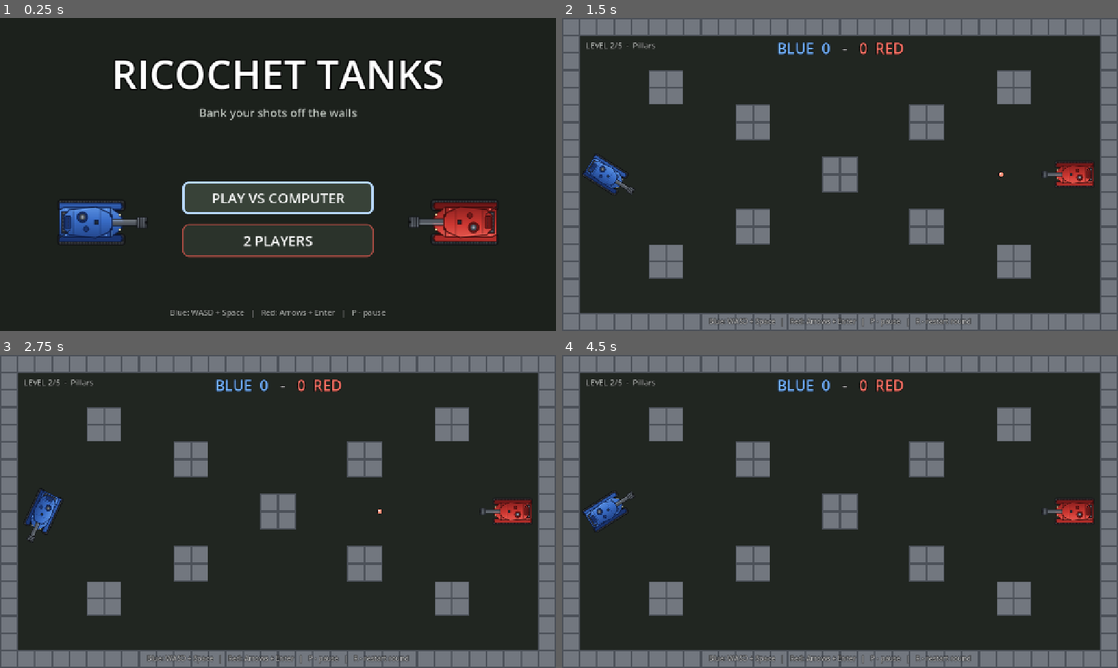
Above: before the commit, frames 1-4 (two rows, left to right).
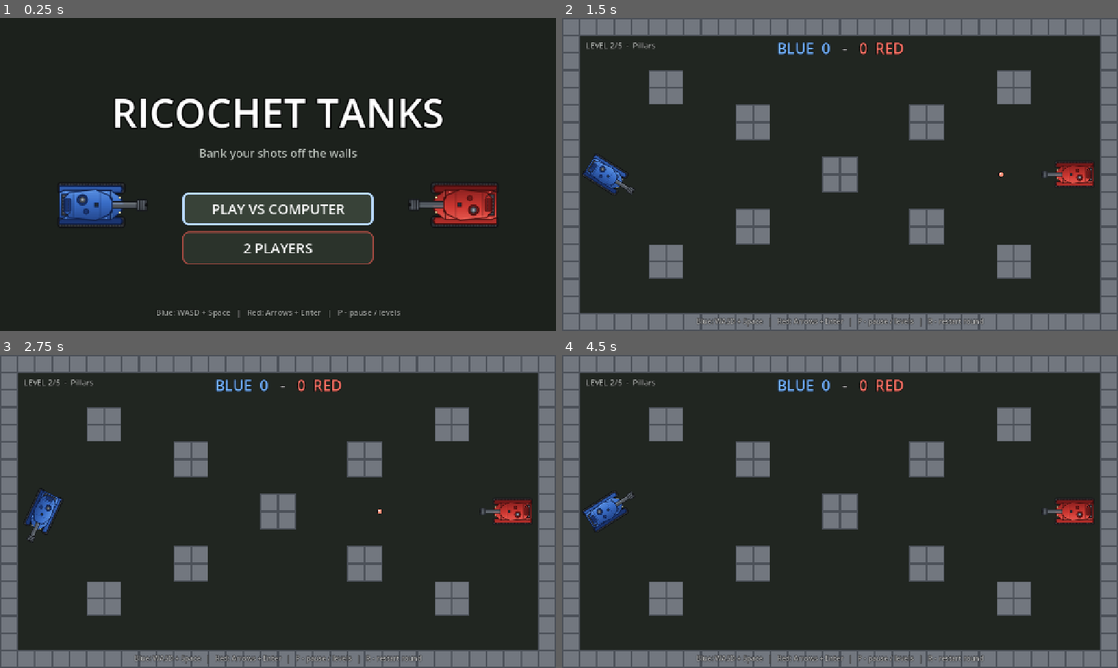
Above: after the commit, the same moments.

Repository: TimDev7/tank-game
Game: Godot game, scene res://game/menu/main_menu.tscn
Same seed, same stepped clock (60 frames per second), same inputs: the game is played once before the commit and once after it.
Inputs (mouse positions are in pixels of both pictures, inside the frame that each line leads up to):
- Up to frame 1 (0.25 s): no input
- Up to frame 2 (1.5 s): click "2 PLAYERS" at 0.5 s; tap Enter at 1.25 s; move the mouse to (962, 158) at 1.27 s; hold D (p1_right) from 1.28 s (still down); tap 1 at 1.35 s; click (962, 158) at 1.42 s
- Up to frame 3 (2.75 s): tap 5 at 1.55 s; release D (p1_right) at 2 s; drag from (166, 527) to (250, 574) at 2.02 s
- Up to frame 4 (4.5 s): tap R (restart_round) at 2.75, 4.25 s; move the mouse to (895, 442) at 2.77 s; hold D (p1_right) 2.78-3.5 s; tap 2 at 2.85 s; click (895, 442) at 2.92 s; tap 3 at 3.05 s; drag from (812, 574) to (673, 464) at 3.52 s; move the mouse to (1006, 558) at 4.27 s; hold A (p1_left) from 4.28 s (still down); tap 4 at 4.35 s; click (1006, 558) at 4.42 s

The runs differ from the first frame. In frame 1, 15% of the frame differs, in the area x 10-90%, y 13-96%; in frame 2, 0.5%; in frame 3, 0.5%; in frame 4, 0.5%.

Commit message:
Move level select into the pause menu; main menu starts the match in one click
- Pause overlay: SELECT LEVEL with 5 cards (thumbnails), keys 1-5, current level highlighted
- Selecting a level restarts the round on it and keeps it for the rest of the match, score preserved
- Main menu: both buttons start the match directly (CrazyGames one-click rule)

Co-Authored-By: Claude Sonnet 5.5 <noreply@anthropic.com>

Diff:
--- a/game/match/hud.gd
+++ b/game/match/hud.gd
@@ -3,8 +3,14 @@
 ## Интерфейс матча, строится кодом: счёт, сообщение по центру, подсказка, оверлей паузы.
 ## Все строки английские (правило CrazyGames), через tr() для будущих переводов.
 
+## Игрок выбрал уровень в меню паузы (индекс 0..Levels.count()-1).
+signal level_selected(index: int)
+
 const BLUE := Color(0.45, 0.7, 1.0)
 const RED := Color(1.0, 0.45, 0.4)
+const LEVEL_CARD := preload("res://game/match/level_card.gd")
+
+var level_cards: Array[Button] = []
 
 var _blue_label: Label
 var _red_label: Label
@@ -12,6 +18,7 @@
 var _hint: Label
 var _level_label: Label
 var _pause_overlay: Control
+var _current_level: int = 0
 
 
 func _ready() -> void:
@@ -32,6 +39,9 @@
 
 func set_level(number: int, total: int, level_name: String) -> void:
 	_level_label.text = "%s %d/%d  -  %s" % [tr("LEVEL"), number, total, tr(level_name)]
+	_current_level = number - 1
+	for card in level_cards:
+		card.call("set_current", card.get("level_index") == _current_level)
 
 
 func set_hint(text: String) -> void:
@@ -40,6 +50,12 @@
 
 func show_pause(on: bool) -> void:
 	_pause_overlay.visible = on
+	if on and _current_level < level_cards.size():
+		level_cards[_current_level].grab_focus()  # стрелки/Enter работают сразу
+	elif not on:
+		var focused := get_viewport().gui_get_focus_owner()
+		if focused:
+			focused.release_focus()  # чтобы Enter/пробел (стрельба) не нажимали скрытую кнопку
 
 
 func _build() -> void:
@@ -88,17 +104,44 @@
 
 	# пауза
 	_pause_overlay = ColorRect.new()
-	(_pause_overlay as ColorRect).color = Color(0, 0, 0, 0.6)
-	_pause_overlay.set_anchors_preset(Control.PRESET_FULL_RECT)
-	_pause_overlay.mouse_filter = Control.MOUSE_FILTER_IGNORE
+	(_pause_overlay as ColorRect).color = Color(0, 0, 0, 0.78)
+	_pause_overlay.set_anchors_and_offsets_preset(Control.PRESET_FULL_RECT)
+	_pause_overlay.mouse_filter = Control.MOUSE_FILTER_STOP  # клики не проваливаются в игру
 	_pause_overlay.visible = false
-	var paused_label := _make_label(64, Color.WHITE)
-	paused_label.text = tr("PAUSED") + "\n" + tr("P - resume   |   M - menu")
-	paused_label.set_anchors_preset(Control.PRESET_FULL_RECT)
+	root.add_child(_pause_overlay)
+
+	var column := VBoxContainer.new()
+	column.set_anchors_and_offsets_preset(Control.PRESET_FULL_RECT)
+	column.alignment = BoxContainer.ALIGNMENT_CENTER
+	column.add_theme_constant_override("separation", 18)
+	column.mouse_filter = Control.MOUSE_FILTER_IGNORE
+	_pause_overlay.add_child(column)
+
+	var paused_label := _make_label(72, Color.WHITE)
+	paused_label.text = tr("PAUSED")
 	paused_label.horizontal_alignment = HORIZONTAL_ALIGNMENT_CENTER
-	paused_label.vertical_alignment = VERTICAL_ALIGNMENT_CENTER
-	_pause_overlay.add_child(paused_label)
-	root.add_child(_pause_overlay)
+	column.add_child(paused_label)
+	var select_label := _make_label(30, Color(0.85, 0.87, 0.85))
+	select_label.text = tr("SELECT LEVEL")
+	select_label.horizontal_alignment = HORIZONTAL_ALIGNMENT_CENTER
+	column.add_child(select_label)
+
+	var row := HBoxContainer.new()
+	row.alignment = BoxContainer.ALIGNMENT_CENTER
+	row.add_theme_constant_override("separation", 18)
+	row.mouse_filter = Control.MOUSE_FILTER_IGNORE
+	column.add_child(row)
+	for i in Levels.count():
+		var card: Button = LEVEL_CARD.new()
+		card.call("setup", i, i == _current_level)
+		card.pressed.connect(func(): level_selected.emit(i))
+		row.add_child(card)
+		level_cards.append(card)
+
+	var keys_label := _make_label(22, Color(0.8, 0.82, 0.8))
+	keys_label.text = tr("P - resume   |   1-5 - level   |   M - menu")
+	keys_label.horizontal_alignment = HORIZONTAL_ALIGNMENT_CENTER
+	column.add_child(keys_label)
 
 	set_scores(0, 0)
 
--- /dev/null
+++ b/game/match/level_card.gd
@@ -0,0 +1,66 @@
+extends Button
+## Карточка уровня для меню паузы: номер, миниатюра карты, название.
+## Подключается через preload (без class_name): LevelCard = preload("res://game/match/level_card.gd").
+
+const JUICY := preload("res://template/ui/components/juicy_button_component.tscn")
+const THUMB := preload("res://game/menu/level_thumb.gd")
+const BLUE := Color(0.45, 0.7, 1.0)
+const RED := Color(1.0, 0.45, 0.4)
+
+var level_index: int = 0
+var _accent: Color
+
+
+func setup(index: int, current: bool = false) -> void:
+	level_index = index
+	_accent = BLUE if index % 2 == 0 else RED
+	custom_minimum_size = Vector2(204, 196)
+	focus_mode = Control.FOCUS_ALL
+	process_mode = Node.PROCESS_MODE_ALWAYS  # работает на паузе
+	add_theme_color_override("font_color", Color.WHITE)
+
+	var box := VBoxContainer.new()
+	box.set_anchors_and_offsets_preset(Control.PRESET_FULL_RECT)
+	box.alignment = BoxContainer.ALIGNMENT_CENTER
+	box.add_theme_constant_override("separation", 4)
+	box.mouse_filter = Control.MOUSE_FILTER_IGNORE
+	box.add_child(_label(str(index + 1), 40))
+	var thumb: Control = THUMB.new()
+	thumb.set("level_index", index)
+	thumb.size_flags_horizontal = Control.SIZE_SHRINK_CENTER
+	box.add_child(thumb)
+	box.add_child(_label(tr(Levels.level_name(index)), 20))
+	add_child(box)
+	add_child(JUICY.instantiate())
+	set_current(current)
+
+
+## Подсветка уровня, на котором идёт игра.
+func set_current(on: bool) -> void:
+	var fill := Color(0.20, 0.25, 0.20) if on else Color(0.17, 0.2, 0.17)
+	var border := _accent.lightened(0.25) if on else _accent.darkened(0.35)
+	add_theme_stylebox_override("normal", _style(fill, border, 5 if on else 3))
+	add_theme_stylebox_override("hover", _style(Color(0.22, 0.26, 0.22), _accent, 4))
+	add_theme_stylebox_override("pressed", _style(Color(0.13, 0.15, 0.13), _accent, 4))
+	add_theme_stylebox_override("focus", _style(Color(0.22, 0.26, 0.22), _accent.lightened(0.5), 5))
+
+
+func _label(text: String, size: int) -> Label:
+	var label := Label.new()
+	label.text = text
+	label.horizontal_alignment = HORIZONTAL_ALIGNMENT_CENTER
+	label.add_theme_font_size_override("font_size", size)
+	label.add_theme_color_override("font_color", Color(0.9, 0.92, 0.9))
+	label.add_theme_color_override("font_outline_color", Color(0, 0, 0, 0.9))
+	label.add_theme_constant_override("outline_size", maxi(4, size / 7))
+	label.mouse_filter = Control.MOUSE_FILTER_IGNORE
+	return label
+
+
+func _style(fill: Color, border: Color, width: int) -> StyleBoxFlat:
+	var style := StyleBoxFlat.new()
+	style.bg_color = fill
+	style.border_color = border
+	style.set_border_width_all(width)
+	style.set_corner_radius_all(14)
+	return style
--- a/game/match/round_manager.gd
+++ b/game/match/round_manager.gd
@@ -58,6 +58,8 @@
 		(tanks[2] as Tank).brain = brain
 		vs_ai = true
 	_apply_hint.call_deferred()
+	if hud:
+		hud.level_selected.connect(select_level)
 	# Hud — следующий сосед в сцене и строит UI в своём _ready, который идёт после нашего.
 	start_match.call_deferred()
 
@@ -111,6 +113,21 @@
 		else:
 			start_round()
 		get_viewport().set_input_as_handled()
+	elif _paused and event is InputEventKey and event.pressed and not event.echo:
+		var number := int((event as InputEventKey).physical_keycode) - int(KEY_1)  # клавиши 1..N = уровни
+		if number >= 0 and number < Levels.count():
+			get_viewport().set_input_as_handled()
+			select_level(number)
+
+
+## Выбор уровня из меню паузы: играем его до конца матча, раунд перезапускается (счёт сохраняется).
+func select_level(index: int) -> void:
+	if not _paused:
+		return
+	_fixed_level = true
+	level = clampi(index, 0, Levels.count() - 1)
+	_apply_pause(false)
+	start_round()  # сам отправит gameplayStart
 
 
 ## В главное меню. gameplayStop уже был отправлен при паузе/конце матча — повторно не шлём.
@@ -127,6 +144,11 @@
 
 
 func _set_paused(on: bool) -> void:
+	_apply_pause(on)
+	_sdk_gameplay(not on)
+
+
+func _apply_pause(on: bool) -> void:
 	_paused = on
 	var core := get_node_or_null("/root/Core")
 	if core:
@@ -135,7 +157,6 @@
 		get_tree().paused = on
 	if hud:
 		hud.show_pause(on)
-	_sdk_gameplay(not on)
 
 
 func _on_tank_fired(tank: Tank, muzzle_position: Vector2, direction: Vector2) -> void:
@@ -205,9 +226,9 @@
 	if hud == null:
 		return
 	if vs_ai:
-		hud.set_hint(tr("Blue (you): WASD + Space   |   Red: computer   |   P - pause   |   R - restart round"))
-	else:
-		hud.set_hint(tr("Blue: WASD + Space   |   Red: Arrows + Enter   |   P - pause   |   R - restart round"))
+		hud.set_hint(tr("Blue (you): WASD + Space   |   Red: computer   |   P - pause / levels   |   R - restart round"))
+	else:
+		hud.set_hint(tr("Blue: WASD + Space   |   Red: Arrows + Enter   |   P - pause / levels   |   R - restart round"))
 
 
 func _emit_scores() -> void:
--- a/game/menu/main_menu.gd
+++ b/game/menu/main_menu.gd
@@ -1,18 +1,14 @@
 class_name MainMenu
 extends Control
 ## Главное меню. Строится кодом (как Hud).
-## Страница 1: «PLAY VS COMPUTER» (ведёт на выбор уровня 1-5) и «2 PLAYERS» (сразу в матч).
-## Страница 2: выбор уровня — кнопки 1-5 с миниатюрами (клавиши 1-5 тоже работают), «BACK» (Backspace).
+## Две кнопки, любая ведёт сразу в матч за один клик/Enter — правило CrazyGames
+## «сразу в игру или максимум один клик». Выбор уровня 1-5 — в меню паузы (клавиша P).
 ## Все строки английские через tr(). Название — рабочее, заменить на финальное.
-##
-## CrazyGames: для Full Launch «сразу в игру или максимум один клик». Выбор уровня — второй клик
-## для режима против компьютера; отключается флагом show_level_select (тогда играется ротация уровней).
 
-signal start_requested(vs_ai: bool, level: int)
+signal start_requested(vs_ai: bool)
 
 const MATCH_SCENE := "res://game/match/match.tscn"
 const JUICY := preload("res://template/ui/components/juicy_button_component.tscn")
-const THUMB := preload("res://game/menu/level_thumb.gd")
 const HULLS := {
 	1: preload("res://game/tanks/art/tank_blue_hull.png"),
 	2: preload("res://game/tanks/art/tank_red_hull.png"),
@@ -23,76 +19,32 @@
 }
 const BLUE := Color(0.45, 0.7, 1.0)
 const RED := Color(1.0, 0.45, 0.4)
-const NUMBER_KEYS := [KEY_1, KEY_2, KEY_3, KEY_4, KEY_5]
 
 @export var game_title: String = "RICOCHET TANKS"
 ## false — только сообщить сигналом (для автотеста), не менять сцену.
 @export var auto_start: bool = true
-## true — против компьютера сначала выбор уровня; false — сразу в матч (ротация уровней).
-@export var show_level_select: bool = true
 
 var play_ai_button: Button
 var play_pvp_button: Button
-var back_button: Button
-var level_buttons: Array[Button] = []
-var main_page: Control
-var level_page: Control
 
-var _tanks: Array[Node2D] = []
 var _starting := false
 
 
 func _ready() -> void:
 	set_anchors_and_offsets_preset(Control.PRESET_FULL_RECT)
 	_build()
-	show_main_page()
-
-
-func show_main_page() -> void:
-	main_page.visible = true
-	level_page.visible = false
-	for tank in _tanks:
-		tank.visible = true
 	play_ai_button.grab_focus()
 
 
-func show_level_page() -> void:
-	main_page.visible = false
-	level_page.visible = true
-	for tank in _tanks:
-		tank.visible = false
-	level_buttons[0].grab_focus()
-
-
-## level: индекс 0..4 — играть только его; -1 — ротация уровней каждый раунд.
-func start(vs_ai: bool, level: int = -1) -> void:
+func start(vs_ai: bool) -> void:
 	if _starting:
 		return
 	_starting = true
 	MatchConfig.vs_ai = vs_ai
-	MatchConfig.level = level
-	start_requested.emit(vs_ai, level)
+	MatchConfig.level = -1  # уровни меняются каждый раунд; зафиксировать можно в меню паузы
+	start_requested.emit(vs_ai)
 	if auto_start:
 		get_tree().change_scene_to_file(MATCH_SCENE)
-
-
-func _on_play_vs_computer() -> void:
-	if show_level_select:
-		show_level_page()
-	else:
-		start(true)
-
-
-func _unhandled_input(event: InputEvent) -> void:
-	if not level_page.visible or not (event is InputEventKey) or not event.pressed or event.echo:
-		return
-	var key: Key = (event as InputEventKey).physical_keycode
-	if key == KEY_BACKSPACE:
-		get_viewport().set_input_as_handled()
-		show_main_page()
-	elif NUMBER_KEYS.has(key):
-		get_viewport().set_input_as_handled()
-		start(true, NUMBER_KEYS.find(key))
 
 
 func _build() -> void:
@@ -103,72 +55,40 @@
 	add_child(bg)
 
 	# два танка друг против друга по бокам (абсолютные позиции под 1280x720)
-	_add_tank(1, Vector2(210, 470), 0.0)
-	_add_tank(2, Vector2(1070, 470), PI)
+	_add_tank(1, Vector2(210, 430), 0.0)
+	_add_tank(2, Vector2(1070, 430), PI)
 
-	# шапка — на обеих страницах одинаковая
-	var header := VBoxContainer.new()
-	header.set_anchors_and_offsets_preset(Control.PRESET_TOP_WIDE)
-	header.offset_top = 64.0
-	header.offset_bottom = 250.0
-	header.add_theme_constant_override("separation", 10)
-	header.mouse_filter = Control.MOUSE_FILTER_IGNORE
-	header.add_child(_label(game_title, 92, Color.WHITE))
-	header.add_child(_label(tr("Bank your shots off the walls"), 26, Color(0.75, 0.78, 0.75)))
-	add_child(header)
+	# вся вёрстка — одна вертикальная колонка по центру экрана
+	var column := VBoxContainer.new()
+	column.set_anchors_and_offsets_preset(Control.PRESET_FULL_RECT)
+	column.alignment = BoxContainer.ALIGNMENT_CENTER
+	column.add_theme_constant_override("separation", 14)
+	column.mouse_filter = Control.MOUSE_FILTER_IGNORE
+	add_child(column)
 
-	# область страниц под шапкой
-	var pages := Control.new()
-	pages.set_anchors_and_offsets_preset(Control.PRESET_FULL_RECT)
-	pages.offset_top = 270.0
-	pages.offset_bottom = -64.0
-	pages.mouse_filter = Control.MOUSE_FILTER_IGNORE
-	add_child(pages)
+	column.add_child(_label(game_title, 92, Color.WHITE))
+	column.add_child(_label(tr("Bank your shots off the walls"), 26, Color(0.75, 0.78, 0.75)))
+	var spacer := Control.new()
+	spacer.custom_minimum_size = Vector2(0, 44)
+	spacer.mouse_filter = Control.MOUSE_FILTER_IGNORE
+	column.add_child(spacer)
 
-	main_page = _page(pages)
-	main_page.add_theme_constant_override("separation", 22)
-	play_ai_button = _button(tr("PLAY VS COMPUTER"), BLUE, Vector2(440, 76))
-	play_ai_button.pressed.connect(_on_play_vs_computer)
-	main_page.add_child(play_ai_button)
-	play_pvp_button = _button(tr("2 PLAYERS"), RED, Vector2(440, 76))
-	play_pvp_button.pressed.connect(start.bind(false, -1))
-	main_page.add_child(play_pvp_button)
-	# фокус по кругу
+	play_ai_button = _button(tr("PLAY VS COMPUTER"), BLUE)
+	play_ai_button.pressed.connect(start.bind(true))
+	column.add_child(play_ai_button)
+	play_pvp_button = _button(tr("2 PLAYERS"), RED)
+	play_pvp_button.pressed.connect(start.bind(false))
+	column.add_child(play_pvp_button)
+
+	# фокус вверх/вниз по кругу
 	play_ai_button.focus_neighbor_top = play_pvp_button.get_path()
 	play_pvp_button.focus_neighbor_bottom = play_ai_button.get_path()
 
-	level_page = _page(pages)
-	level_page.add_theme_constant_override("separation", 18)
-	level_page.add_child(_label(tr("SELECT LEVEL"), 36, Color.WHITE))
-	var row := HBoxContainer.new()
-	row.alignment = BoxContainer.ALIGNMENT_CENTER
-	row.add_theme_constant_override("separation", 18)
-	row.mouse_filter = Control.MOUSE_FILTER_IGNORE
-	level_page.add_child(row)
-	for i in Levels.count():
-		var button := _level_button(i)
-		button.pressed.connect(start.bind(true, i))
-		row.add_child(button)
-		level_buttons.append(button)
-	back_button = _button(tr("BACK"), Color(0.7, 0.72, 0.7), Vector2(240, 56))
-	back_button.add_theme_font_size_override("font_size", 26)
-	back_button.pressed.connect(show_main_page)
-	level_page.add_child(back_button)
-
-	var hint := _label(tr("Blue: WASD + Space   |   Red: Arrows + Enter   |   P - pause"), 18, Color(0.7, 0.72, 0.7, 0.9))
+	var hint := _label(tr("Blue: WASD + Space   |   Red: Arrows + Enter   |   P - pause / levels"), 18, Color(0.7, 0.72, 0.7, 0.9))
 	hint.set_anchors_and_offsets_preset(Control.PRESET_BOTTOM_WIDE)
 	hint.offset_top = -56.0
 	hint.offset_bottom = -26.0
 	add_child(hint)
-
-
-func _page(parent: Control) -> VBoxContainer:
-	var page := VBoxContainer.new()
-	page.set_anchors_and_offsets_preset(Control.PRESET_FULL_RECT)
-	page.alignment = BoxContainer.ALIGNMENT_CENTER
-	page.mouse_filter = Control.MOUSE_FILTER_IGNORE
-	parent.add_child(page)
-	return page
 
 
 func _add_tank(player: int, pos: Vector2, rot: float) -> void:
@@ -181,7 +101,6 @@
 		sprite.texture = tex
 		holder.add_child(sprite)
 	add_child(holder)
-	_tanks.append(holder)
 	# лёгкое «покачивание», чтобы меню не было мёртвым
 	var tween := create_tween().set_loops()
 	tween.tween_property(holder, "rotation", rot + 0.05, 1.6).set_trans(Tween.TRANS_SINE).set_ease(Tween.EASE_IN_OUT)
@@ -200,40 +119,13 @@
 	return label
 
 
-func _button(text: String, accent: Color, min_size: Vector2) -> Button:
+func _button(text: String, accent: Color) -> Button:
 	var button := Button.new()
 	button.text = text
-	button.custom_minimum_size = min_size
+	button.custom_minimum_size = Vector2(440, 76)
 	button.size_flags_horizontal = Control.SIZE_SHRINK_CENTER
-	_style_button(button, accent)
+	button.focus_mode = Control.FOCUS_ALL
 	button.add_theme_font_size_override("font_size", 32)
-	button.add_child(JUICY.instantiate())
-	return button
-
-
-## Кнопка уровня: номер, миниатюра, название.
-func _level_button(index: int) -> Button:
-	var button := Button.new()
-	button.custom_minimum_size = Vector2(204, 196)
-	_style_button(button, BLUE if index % 2 == 0 else RED)
-	var box := VBoxContainer.new()
-	box.set_anchors_and_offsets_preset(Control.PRESET_FULL_RECT)
-	box.alignment = BoxContainer.ALIGNMENT_CENTER
-	box.add_theme_constant_override("separation", 4)
-	box.mouse_filter = Control.MOUSE_FILTER_IGNORE
-	box.add_child(_label(str(index + 1), 40, Color.WHITE))
-	var thumb: Control = THUMB.new()
-	thumb.set("level_index", index)
-	thumb.size_flags_horizontal = Control.SIZE_SHRINK_CENTER
-	box.add_child(thumb)
-	box.add_child(_label(tr(Levels.level_name(index)), 20, Color(0.85, 0.87, 0.85)))
-	button.add_child(box)
-	button.add_child(JUICY.instantiate())
-	return button
-
-
-func _style_button(button: Button, accent: Color) -> void:
-	button.focus_mode = Control.FOCUS_ALL
 	button.add_theme_color_override("font_color", Color.WHITE)
 	button.add_theme_color_override("font_hover_color", Color.WHITE)
 	button.add_theme_color_override("font_focus_color", Color.WHITE)
@@ -241,6 +133,8 @@
 	button.add_theme_stylebox_override("hover", _style(Color(0.22, 0.26, 0.22), accent, 4))
 	button.add_theme_stylebox_override("pressed", _style(Color(0.13, 0.15, 0.13), accent, 4))
 	button.add_theme_stylebox_override("focus", _style(Color(0.22, 0.26, 0.22), accent.lightened(0.5), 5))
+	button.add_child(JUICY.instantiate())
+	return button
 
 
 func _style(fill: Color, border: Color, width: int) -> StyleBoxFlat:
--- a/tools/menu_selftest.gd
+++ b/tools/menu_selftest.gd
@@ -1,19 +1,19 @@
 extends Node
-## Автотест главного меню в реальном проекте. Запуск:
+## Автотест главного меню и выбора уровня в меню паузы. Запуск (реальный проект, с автозагрузками):
 ##   Godot_console.exe --headless --path . res://tools/menu_selftest.tscn
 
 var _ok := true
 
 
-func _make_menu(select: bool = true) -> MainMenu:
+func _make_menu() -> MainMenu:
 	var menu: MainMenu = (load("res://game/menu/main_menu.tscn") as PackedScene).instantiate()
 	menu.auto_start = false  # не менять сцену — иначе потеряем сам тест
-	menu.show_level_select = select
 	add_child(menu)
 	return menu
 
 
 func _ready() -> void:
+	TankInput.register_actions()
 	_run.call_deferred()
 
 
@@ -24,74 +24,32 @@
 	await get_tree().process_frame
 
 	_check(menu.play_ai_button != null and menu.play_pvp_button != null, "две кнопки режимов созданы")
-	_check(menu.main_page.visible and not menu.level_page.visible, "сначала видна главная страница")
 	_check(menu.play_ai_button.has_focus(), "фокус по умолчанию на «Play vs Computer»")
 	_check(menu.play_ai_button.get_child_count() > 0 and menu.play_ai_button.get_child(0) is JuicyButtonComponent,
 		"кнопка использует JuicyButtonComponent из шаблона")
 
 	var got := []
-	menu.start_requested.connect(func(vs_ai: bool, level: int): got.append([vs_ai, level]))
-
-	# «Play vs Computer» -> страница выбора уровня, игра ещё не стартовала
+	menu.start_requested.connect(func(vs_ai: bool): got.append(vs_ai))
 	menu.play_ai_button.pressed.emit()
 	await get_tree().process_frame
-	_check(menu.level_page.visible and not menu.main_page.visible and got.is_empty(), "«Play vs Computer» открывает выбор уровня")
-	_check(menu.level_buttons.size() == Levels.count() and menu.level_buttons[0].has_focus(),
-		"кнопок уровней: %d, фокус на первой" % menu.level_buttons.size())
-
-	# Back возвращает
-	menu.back_button.pressed.emit()
-	await get_tree().process_frame
-	_check(menu.main_page.visible and not menu.level_page.visible and menu.play_ai_button.has_focus(), "Back возвращает на главную страницу")
-
-	# Backspace тоже
-	menu.show_level_page()
-	await _key(KEY_BACKSPACE)
-	_check(menu.main_page.visible, "Backspace возвращает на главную страницу")
-
-	# клик по кнопке уровня 3
-	menu.show_level_page()
-	menu.level_buttons[2].pressed.emit()
-	await get_tree().process_frame
-	_check(got == [[true, 2]] and MatchConfig.vs_ai and MatchConfig.level == 2, "кнопка «3» запускает матч с ИИ на уровне индекс 2")
+	_check(got == [true] and MatchConfig.vs_ai and MatchConfig.level == -1, "«Play vs Computer» — сразу в матч с ИИ, один клик")
 	menu.play_pvp_button.pressed.emit()
 	await get_tree().process_frame
-	_check(got.size() == 1, "повторный старт игнорируется")
+	_check(got == [true], "повторный старт игнорируется")
 	menu.queue_free()
 
-	# клавиша 4 на странице уровней
 	var menu2 := _make_menu()
 	await get_tree().process_frame
 	var got2 := []
-	menu2.start_requested.connect(func(vs_ai: bool, level: int): got2.append([vs_ai, level]))
-	menu2.show_level_page()
-	await _key(KEY_4)
-	_check(got2 == [[true, 3]], "клавиша «4» запускает уровень 4")
+	menu2.start_requested.connect(func(vs_ai: bool): got2.append(vs_ai))
+	menu2.play_pvp_button.pressed.emit()
+	await get_tree().process_frame
+	_check(got2 == [false] and not MatchConfig.vs_ai, "«2 Players» — сразу в матч, без ИИ")
 	menu2.queue_free()
 
-	# PvP: сразу в матч, ротация уровней
-	var menu3 := _make_menu()
-	await get_tree().process_frame
-	var got3 := []
-	menu3.start_requested.connect(func(vs_ai: bool, level: int): got3.append([vs_ai, level]))
-	menu3.play_pvp_button.pressed.emit()
-	await get_tree().process_frame
-	_check(got3 == [[false, -1]] and not MatchConfig.vs_ai and MatchConfig.level == -1, "«2 Players» — сразу в матч, ротация уровней")
-	menu3.queue_free()
-
-	# без выбора уровня (флаг): vs Computer стартует сразу
-	var menu4 := _make_menu(false)
-	await get_tree().process_frame
-	var got4 := []
-	menu4.start_requested.connect(func(vs_ai: bool, level: int): got4.append([vs_ai, level]))
-	menu4.play_ai_button.pressed.emit()
-	await get_tree().process_frame
-	_check(got4 == [[true, -1]], "show_level_select=false: vs Computer стартует сразу")
-	menu4.queue_free()
-
-	# матч с выбранным уровнем держит его между раундами
+	# матч против ИИ из меню: уровни ротируются
 	MatchConfig.vs_ai = true
-	MatchConfig.level = 3
+	MatchConfig.level = -1
 	var m: Node = (load("res://game/match/match.tscn") as PackedScene).instantiate()
 	add_child(m)
 	await get_tree().process_frame
@@ -99,16 +57,57 @@
 	await get_tree().process_frame
 	var mgr: RoundManager = m.get_node("RoundManager")
 	var arena: Arena = m.get_node("Arena")
+	var hud: Hud = m.get_node("Hud")
 	_check(mgr.vs_ai and (mgr.tanks[2] as Tank).brain != null, "match.tscn берёт режим из MatchConfig (красный = ИИ)")
-	_check(mgr.level == 3 and arena.level_index == 3, "матч стартует на выбранном уровне 4 (%s)" % arena.get_level_name())
+	_check(hud.level_cards.size() == Levels.count(), "в меню паузы %d карточек уровней" % hud.level_cards.size())
+
+	# пауза показывает выбор уровня и фокус на текущем
+	await _action("pause")
+	await get_tree().process_frame
+	_check(get_tree().paused and hud._pause_overlay.visible, "P открывает паузу с выбором уровня")
+	_check(hud.level_cards[mgr.level].has_focus(), "фокус на карточке текущего уровня")
+	var scores_before := mgr.scores.duplicate()
+
+	# выбор карточкой: уровень 3
+	var target := (mgr.level + 2) % Levels.count()
+	hud.level_cards[target].pressed.emit()
+	await get_tree().process_frame
+	await get_tree().process_frame
+	_check(not get_tree().paused and not hud._pause_overlay.visible, "после выбора пауза снята")
+	_check(mgr.level == target and arena.level_index == target and mgr.state == RoundManager.State.PLAYING,
+		"выбран уровень %d (%s), раунд перезапущен" % [target + 1, arena.get_level_name()])
+	_check(mgr.scores == scores_before, "счёт сохранён при смене уровня")
+
+	# выбор клавишей 5 из паузы
+	await _action("pause")
+	await get_tree().process_frame
+	await _key(KEY_5)
+	await get_tree().process_frame
+	_check(not get_tree().paused and mgr.level == 4 and arena.level_index == 4, "клавиша «5» в паузе выбирает уровень 5")
+
+	# уровень зафиксирован: следующий раунд на том же
 	(mgr.tanks[1] as Tank).die()
 	await get_tree().create_timer(RoundManager.ROUND_END_DELAY + 1.0).timeout
-	_check(mgr.state == RoundManager.State.PLAYING and mgr.level == 3 and arena.level_index == 3, "следующий раунд — на том же уровне")
+	_check(mgr.state == RoundManager.State.PLAYING and mgr.level == 4, "выбранный уровень держится между раундами")
+
+	# цифры вне паузы ничего не меняют
+	await _key(KEY_2)
+	await get_tree().process_frame
+	_check(mgr.level == 4, "цифры вне паузы не меняют уровень")
+
 	MatchConfig.vs_ai = false
 	MatchConfig.level = -1
-
 	print("ALL OK" if _ok else "FAILED")
 	get_tree().quit(0 if _ok else 1)
+
+
+func _action(action: String) -> void:
+	for pressed in [true, false]:
+		var ev := InputEventAction.new()
+		ev.action = action
+		ev.pressed = pressed
+		Input.parse_input_event(ev)
+		await get_tree().process_frame
 
 
 func _key(keycode: Key) -> void:
